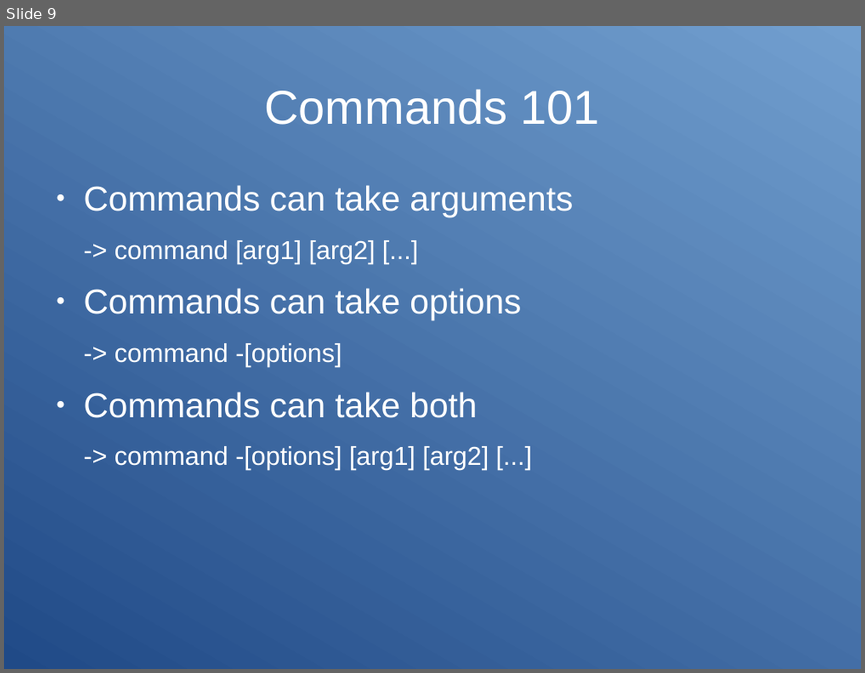
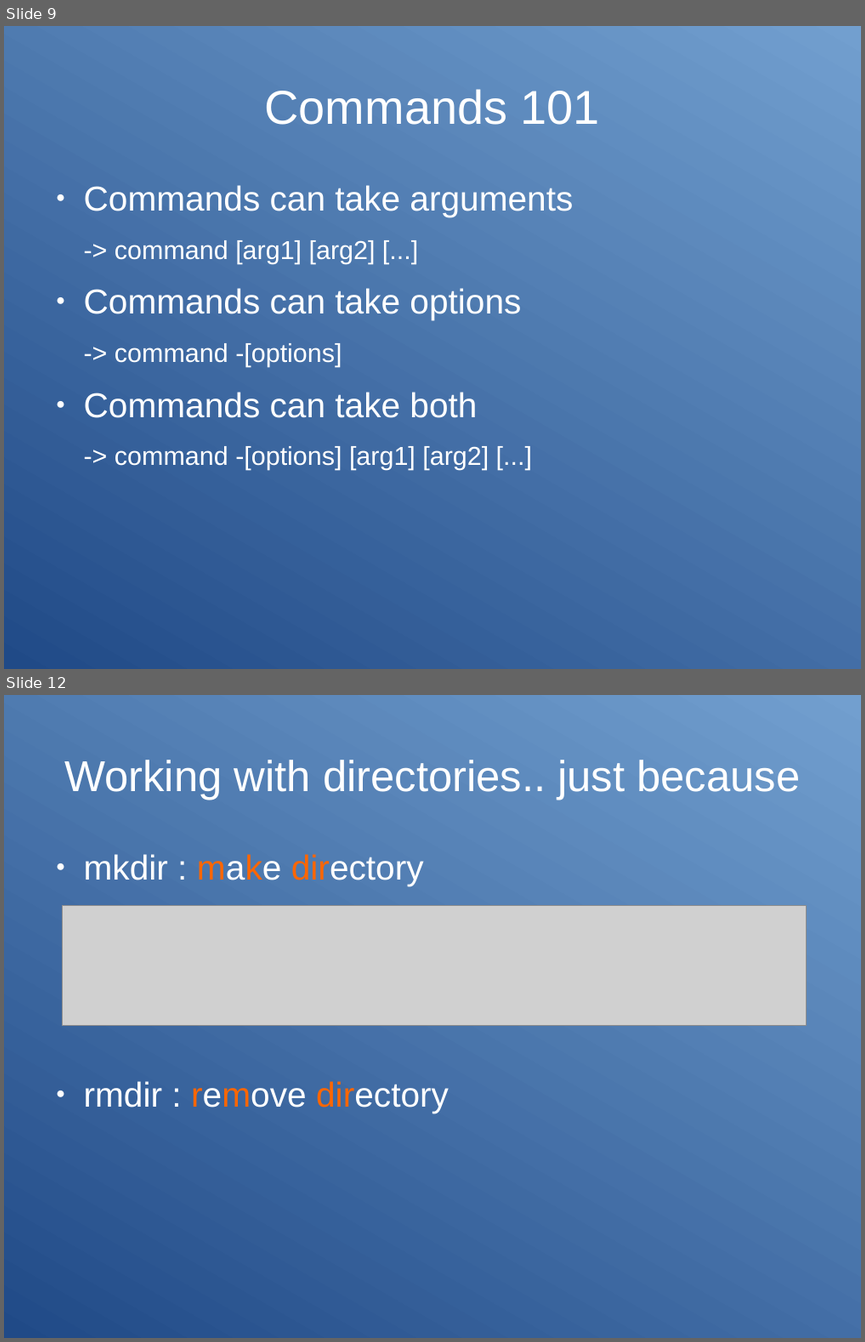
Before and after one commit to Clibre/An-introduction-to-bash, a slide deck: presentation.odp. Shown one above the other, each under a label of ours: slide 9 before the commit, slides 9 and 12 after it; the slides between them are not shown. The pictures are 865x673 and 865x1342 pixels, drawn with LibreOffice and Linux fonts; fonts in the diff are those of the drawing; grey boxes stand for pictures. Boxes give left, top, right and bottom in pixels: in the first picture for what was removed or moved away, otherwise in the second. Text is boxed around its words. In the diff, an @@ line names an element or a change of style, - is before the commit and + after.

```diff
--- a/presentation.odp
+++ b/presentation.odp
@@ slide 12 added at (x1=4, y1=695, x2=861, y2=1338), background gradient #204A87 to #729FCF @@
@@ title added at (x1=64, y1=760, x2=800, y2=800), 40 pt, text #FFFFFF @@
+Working with directories.. just because
@@ text added at (x1=84, y1=854, x2=449, y2=1113), 32 pt, text #FFFFFF @@
+● mkdir : make directory
+● rmdir : remove directory
@@ picture added at (x1=63, y1=906, x2=806, y2=1026) @@
```
Also in this commit, not shown: 2 slides changed, 1 other slide added, 8 other files.
